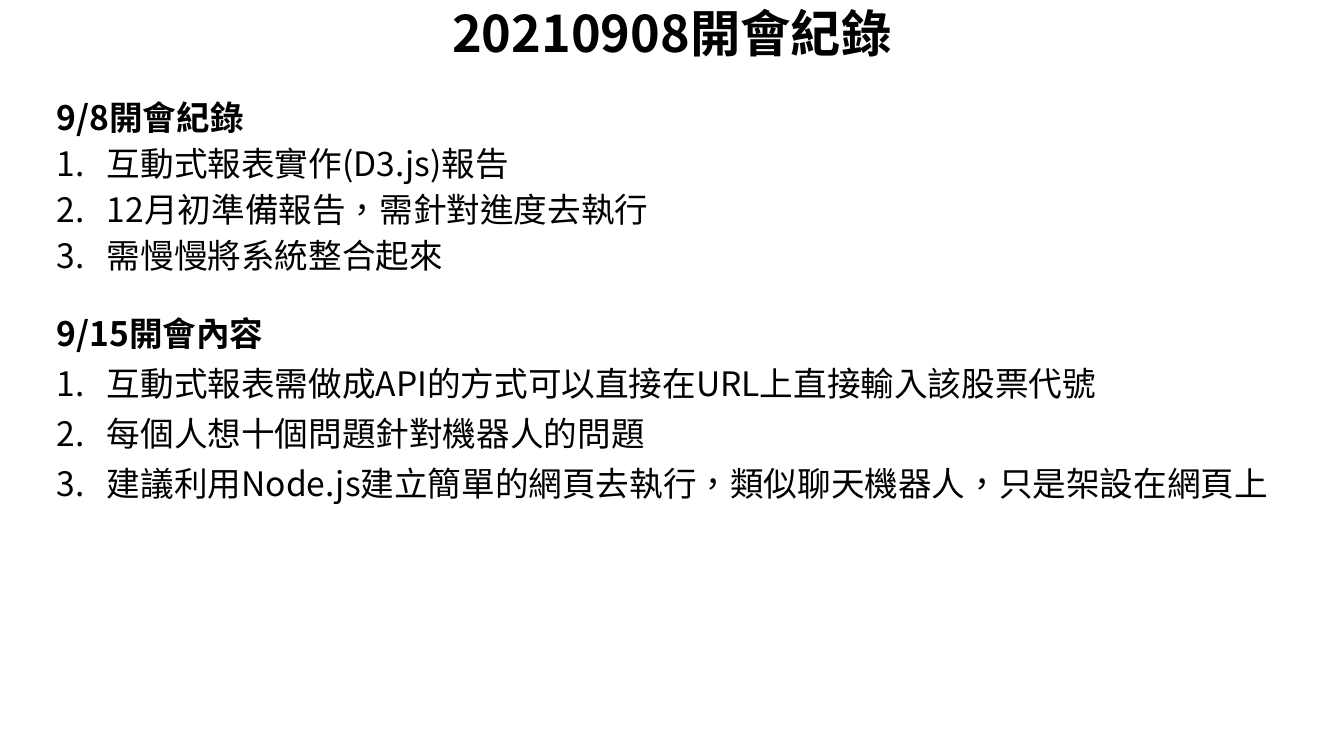
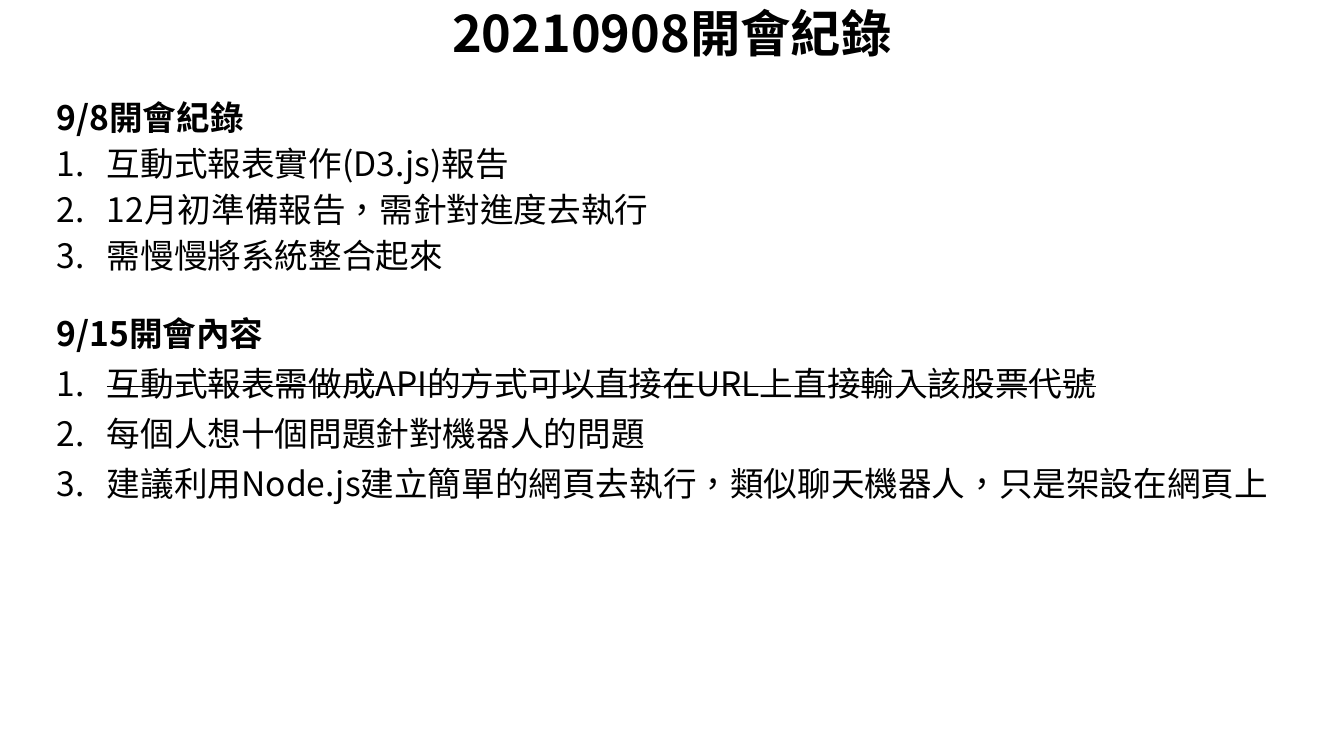
Before and after one commit to ClarkFu-1231/NTUBIMD_Topic, a slide deck: slide 1 of PPT/開會紀錄/20210908開會紀錄.pptx. Drawn at 1344x756 pixels with LibreOffice and Linux fonts; fonts in the diff are those of the drawing. Boxes give left, top, right and bottom in pixels: in the first picture for what was removed or moved away, otherwise in the second. Text is boxed around its words. In the diff, an @@ line names an element or a change of style, - is before the commit and + after.

Commit message:
開會紀錄

```diff
--- a/PPT/開會紀錄/20210908開會紀錄.pptx
+++ b/PPT/開會紀錄/20210908開會紀錄.pptx
@@ text at bbox=[107, 367, 1096, 399]: strikethrough on in "互動式報表需做成API的方式可以直接在URL上直接輸入該股票代號" @@
```
Also in this commit, not shown: 1 other slide changed, 1 other file.
